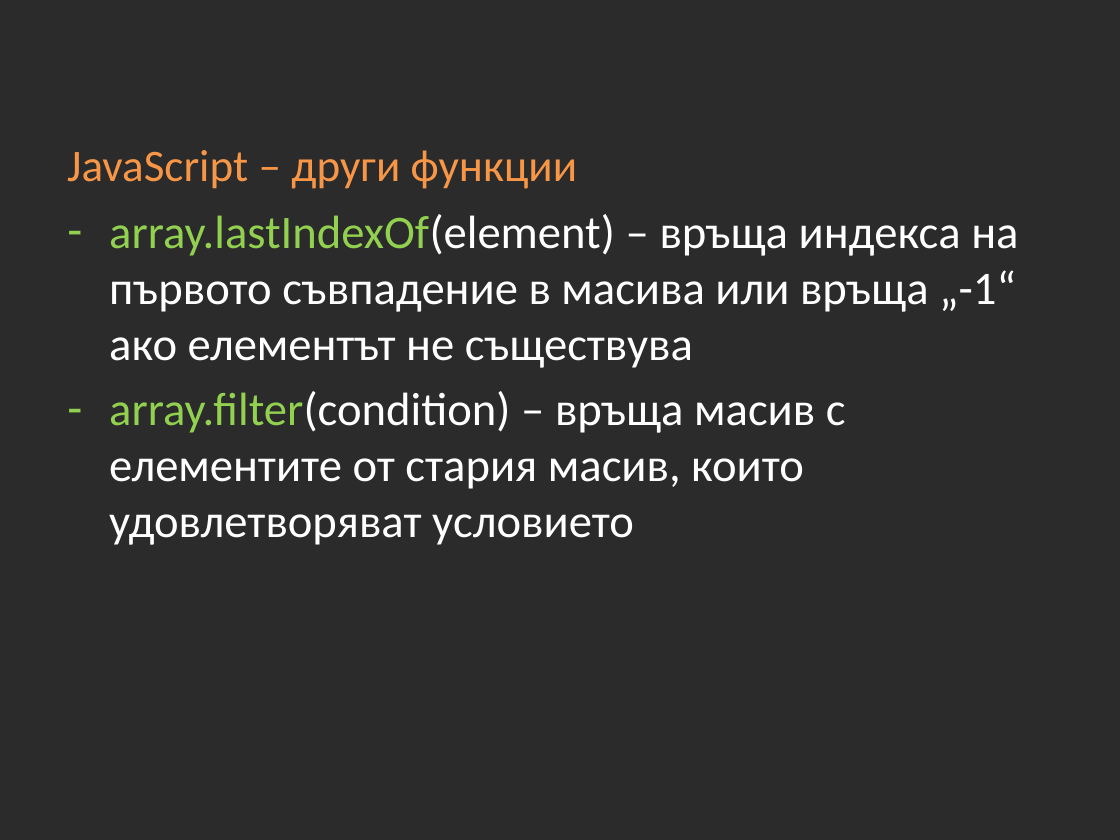
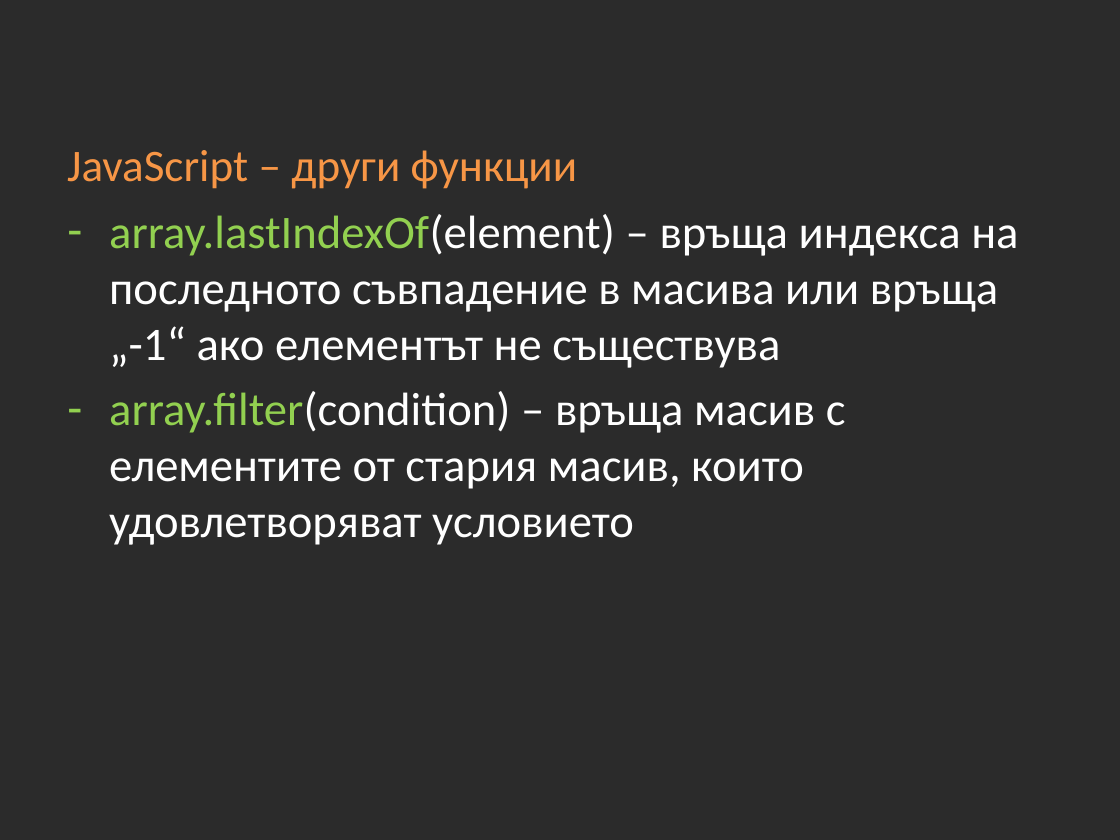
Before and after one commit to Academy-Soft-Intellect/Front-End-Course, a slide deck: slide 55 of 09-JavaScript-Basics/09-JavaScript-Basics.pptx. Drawn at 1120x840 pixels with LibreOffice and Linux fonts; fonts in the diff are those of the drawing; background and template pictures are left out; a plain dark background stands for a picture behind light text. Boxes give left, top, right and bottom in pixels: in the first picture for what was removed or moved away, otherwise in the second. Text is boxed around its words. In the diff, an @@ line names an element or a change of style, - is before the commit and + after.

Commit message:
09-JavaScript-Basics - homework change

```diff
--- a/09-JavaScript-Basics/09-JavaScript-Basics.pptx
+++ b/09-JavaScript-Basics/09-JavaScript-Basics.pptx
@@ text at [109, 214, 1018, 368]: text changed @@
-– array.lastIndexOf(element) – връща индекса на първото съвпадение в масива или връща „-1“ ако елементът не съществува
+– array.lastIndexOf(element) – връща индекса на последното съвпадение в масива или връща „-1“ ако елементът не съществува
```
Also in this commit, not shown: 4 other slides changed, 5 other files.
